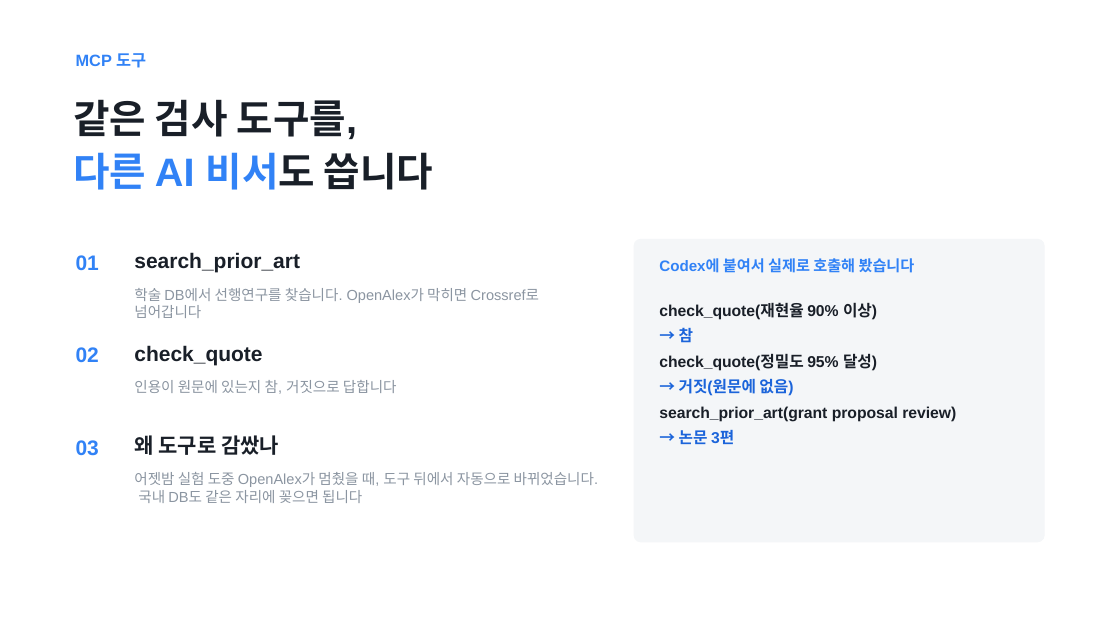
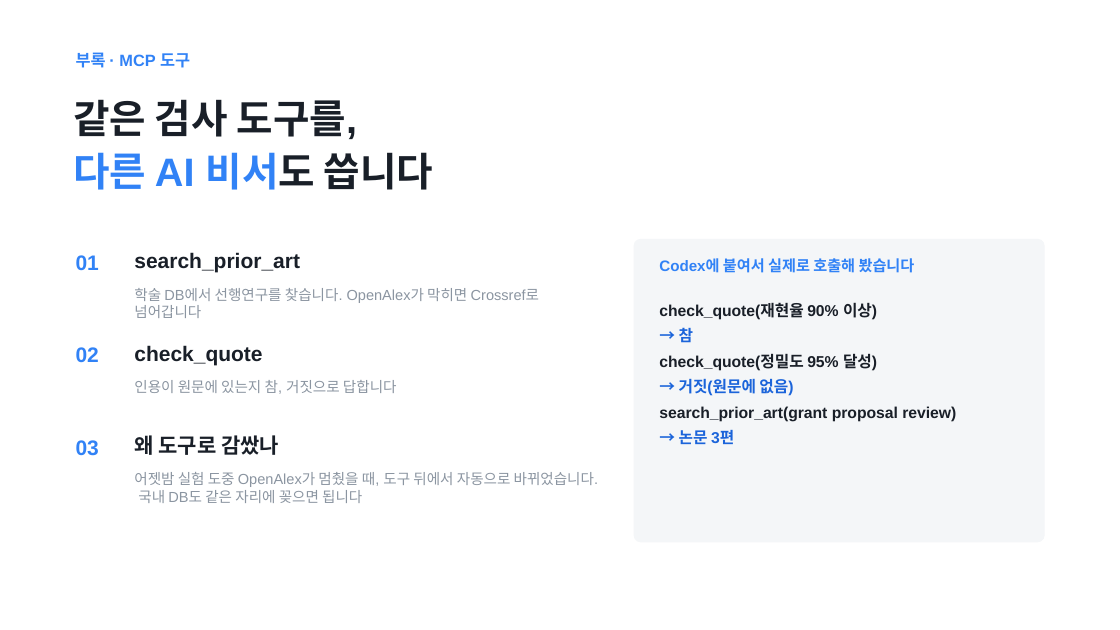
Before and after one commit to Ryugi62/rfp-to-fit, a slide deck: slide 12 of deliver/deck/RFP-to-Fit_루미아.pptx (slide 9 before the commit). Drawn at 1120x630 pixels with LibreOffice and Linux fonts; fonts in the diff are those of the drawing. Boxes give left, top, right and bottom in pixels: in the first picture for what was removed or moved away, otherwise in the second. Text is boxed around its words. In the diff, an @@ line names an element or a change of style, - is before the commit and + after.

```diff
--- a/deliver/deck/RFP-to-Fit_루미아.pptx
+++ b/deliver/deck/RFP-to-Fit_루미아.pptx
@@ text at [76,52,190,68]: text changed @@
-MCP 도구
+부록 · MCP 도구
```
Also in this commit, not shown: 3 other slides changed, 11 other files.
